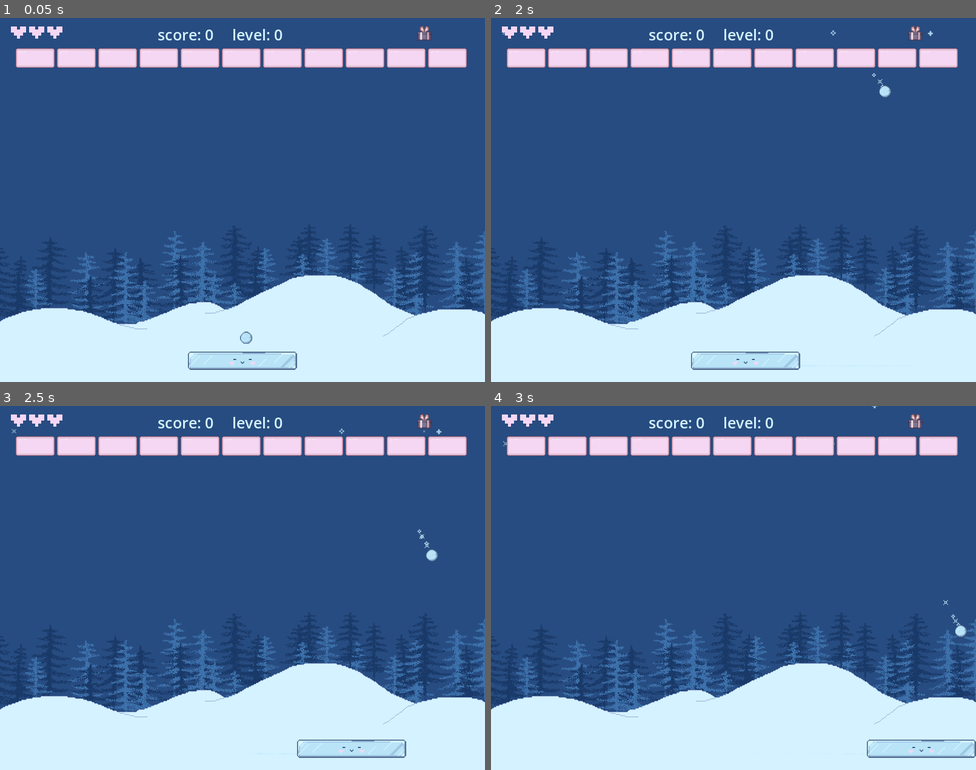
Above: before the commit, frames 1-4 (two rows, left to right).
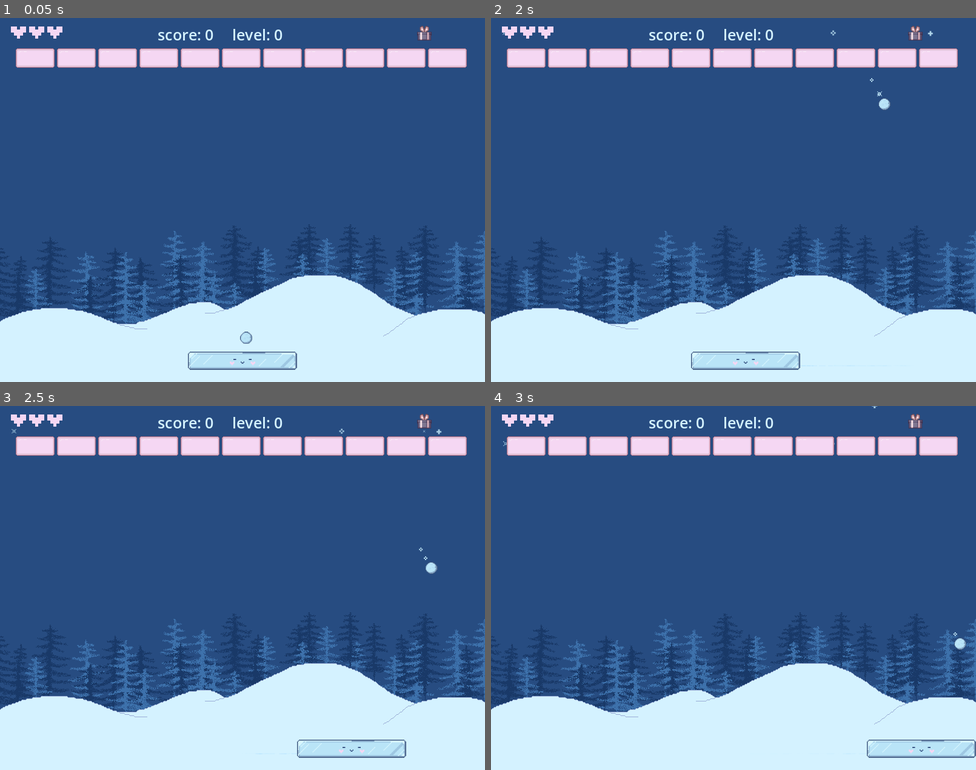
Above: after the commit, the same moments.

Repository: aysieelf/Snow-Break
Game: Godot game, scene res://levels/scenes/main_scene.tscn
Same seed, same stepped clock (60 frames per second), same inputs: the game is played once before the commit and once after it.
Inputs (mouse positions are in pixels of both pictures, inside the frame that each line leads up to):
- Up to frame 1 (0.05 s): no input
- Up to frame 2 (2 s): move the mouse to (840, 181) at 0.52 s; hold Right (move_right) 0.53-1.28 s; click (840, 181) at 0.67 s; move the mouse to (636, 218) at 1.27 s; hold A (move_left) from 1.28 s (still down)
- Up to frame 3 (2.5 s): move the mouse to (291, 507) at 2.02 s; release A (move_left) at 2.03 s; hold Right (move_right) from 2.03 s (still down)
- Up to frame 4 (3 s): keep holding Right (move_right); move the mouse to (709, 660) at 2.77 s; click (709, 660) at 2.92 s

Frame 1 is identical in both runs. In frame 2, 0.1% of the frame differs, in the area x 78-83%, y 15-26%; in frame 3, 0.2%, in the area x 86-91%, y 33-47%; in frame 4, 0.2%.

Commit message:
update: snowball_char.tscn - add collision detection

Diff:
--- a/winter-splinter/levels/scenes/gameplay/gameplay.tscn
+++ b/winter-splinter/levels/scenes/gameplay/gameplay.tscn
@@ -10,6 +10,13 @@
 [ext_resource type="PackedScene" uid="uid://cv62cdqqkibrb" path="res://levels/scenes/gameplay/snowball_char.tscn" id="7_kxhki"]
 [ext_resource type="PackedScene" uid="uid://dxmrbdrv2svn2" path="res://levels/scenes/gameplay/paddle_char.tscn" id="8_pdjix"]
 [ext_resource type="Script" path="res://levels/scenes/gameplay/bricks_container.gd" id="14_2jmph"]
+
+[sub_resource type="SegmentShape2D" id="SegmentShape2D_6lpnr"]
+b = Vector2(0, 600)
+
+[sub_resource type="SegmentShape2D" id="SegmentShape2D_0x05a"]
+a = Vector2(800, 0)
+b = Vector2(800, 600)
 
 [sub_resource type="Gradient" id="Gradient_sieec"]
 colors = PackedColorArray(1, 1, 1, 1, 1, 1, 1, 0)
@@ -39,6 +46,16 @@
 font_color = Color(0.831373, 0.94902, 1, 1)
 
 [node name="GamePlay" type="Node2D"]
+
+[node name="LeftWall" type="StaticBody2D" parent="."]
+
+[node name="CollisionShape2D" type="CollisionShape2D" parent="LeftWall"]
+shape = SubResource("SegmentShape2D_6lpnr")
+
+[node name="RightWall" type="StaticBody2D" parent="."]
+
+[node name="CollisionShape2D" type="CollisionShape2D" parent="RightWall"]
+shape = SubResource("SegmentShape2D_0x05a")
 
 [node name="Background" type="TextureRect" parent="."]
 offset_right = 800.0
--- a/winter-splinter/levels/scenes/gameplay/paddle.gd
+++ b/winter-splinter/levels/scenes/gameplay/paddle.gd
@@ -2,6 +2,7 @@
 
 func _ready():
 	reset_paddle()
+	add_to_group("paddle")
 	#GameManager.powerup_activated.connect(_on_powerup_activated)
 	#GameManager.powerup_ended.connect(_on_powerup_deactivated)
 	GameManager.level_up_screen_activated.connect(_on_level_up_screen_activated)
--- a/winter-splinter/levels/scenes/gameplay/snowball_char.tscn
+++ b/winter-splinter/levels/scenes/gameplay/snowball_char.tscn
@@ -11,30 +11,23 @@
 var direction = Constants.BALL_INIT_VECTOR
 var is_moving = false
 
+func _ready():
+	velocity = speed * direction
 
-func _ready():
 	reset_ball()
 
 func _physics_process(delta):
-	if is_moving:
-		velocity = direction * speed
-		move_and_slide()
-
-		for i in get_slide_collision_count():
-			var collision = get_slide_collision(i)
-			var normal = collision.get_normal()
-
-			direction = direction.bounce(normal)
-
-
+	var collision = move_and_collide(velocity * delta)
+	if collision:
+		velocity = velocity.bounce(collision.get_normal())
 
 func launch():
 	is_moving = true
 
 func reset_ball():
 	position = Constants.BALL_POS
+	direction = Constants.BALL_INIT_VECTOR
 	is_moving = true
-	direction = Constants.BALL_INIT_VECTOR
 "
 
 [sub_resource type="ParticleProcessMaterial" id="ParticleProcessMaterial_r1r0j"]
@@ -60,7 +53,7 @@
 
 [node name="SnowParticle1" type="GPUParticles2D" parent="."]
 scale = Vector2(0.2, 0.2)
-amount = 3
+amount = 2
 process_material = SubResource("ParticleProcessMaterial_r1r0j")
 texture = ExtResource("2_hk7ly")
 lifetime = 0.25
@@ -69,7 +62,7 @@
 
 [node name="SnowParticle2" type="GPUParticles2D" parent="."]
 scale = Vector2(0.2, 0.2)
-amount = 2
+amount = 1
 process_material = SubResource("ParticleProcessMaterial_vjqqm")
 texture = ExtResource("3_2mx31")
 lifetime = 0.25
--- a/winter-splinter/project.godot
+++ b/winter-splinter/project.godot
@@ -31,7 +31,6 @@
 window/size/window_height_override=600
 window/stretch/mode="viewport"
 window/stretch/scale_mode="integer"
-window/vsync/vsync_mode=2
 
 [file_customization]
 
Not shown: 1 places in winter-splinter/levels/scenes/gameplay/gameplay.tscn that only renumber resources
